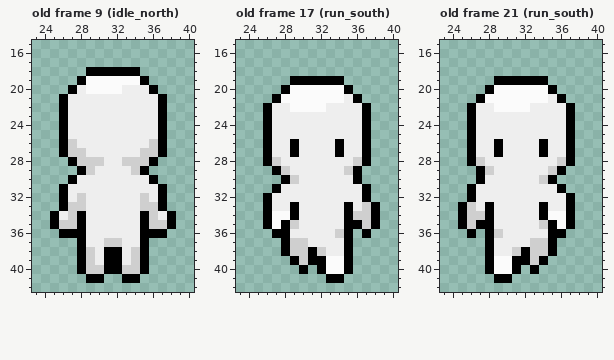
Edited in one commit: pixel-art file (WoW.Client/Content/Data/Characters/human_spritesheet.ase). The picture above was drawn from the file before the commit.
64x64 pixels, 23 frames. Shown: old frame 9 (idle_north): x 23..40, y 15..42; old frame 17 (run_south): x 23..40, y 15..42; old frame 21 (run_south): x 23..40, y 15..42. The commit also changed other frames, which this record leaves out.
The result:
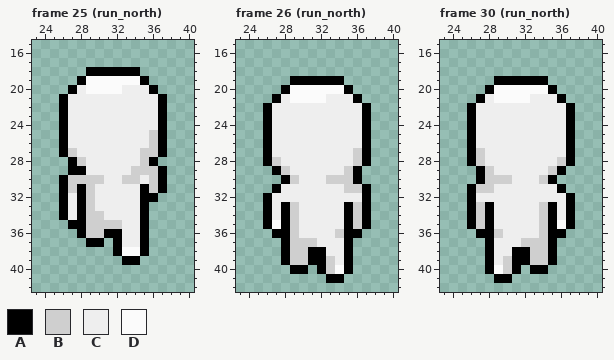
Palette (. is transparent): A #000000  B #cfcfcf  C #eeeeee  D #fbfbfb
A new or re-ordered frame is compared with the old frame closest to it.
Commit message: Added north run animation
The exact change:
frames 23 -> 30
Changed rows in their new state; - is an unchanged pixel.
Frame 25 (run_north) is new; against old frame 9 (idle_north):
first column x 25:
25 -----------B--
26 --C-----------
27 ---C----------
28 ----CC--CC----
29 --A-C-----BBA-
30 -ABBBB--BB-BA-
31 --BAB-----AB--
32 ---AB-----AA.-
33 --CAB-----A..-
34 .AC-BB-----...
35 ..A-BBBB---...
36 -..-BBAA---..-
37 ---.AA.A------
38 ---....-DD----
39 ---.....AA.---
40 ---........---
41 ----..--..----
Frame 26 (run_north) is new; against old frame 17 (run_south):
first column x 28:
21 C----CC
22 -CCCC--
first column x 27:
26 --C----C----
27 --C----C-B--
30 ------BBB---
31 --------BB--
33 -AB------BA.
34 CAB-------A.
35 ---------BA.
36 --B------A.-
37 ----B-------
38 -----A------
39 -AB---BC----
40 --A---B-----
Frame 30 (run_north) is new; against old frame 21 (run_south):
first column x 28:
21 C----CC
22 -CCCC--
first column x 25:
26 ----C----C--
27 --B-C----C--
30 ---BBB------
31 --BB--------
33 .AB------BA-
34 .A-------BAC
35 .AB---------
36 -.A------B--
37 -------B----
38 ------A-----
39 ----CB---BA-
40 -----B---A--
Boxes around the changes in both pictures, in picture pixels (x1, y1, x2, y2):
changed: (50, 130, 176, 283)
changed: (272, 94, 380, 274)
changed: (458, 94, 566, 274)
